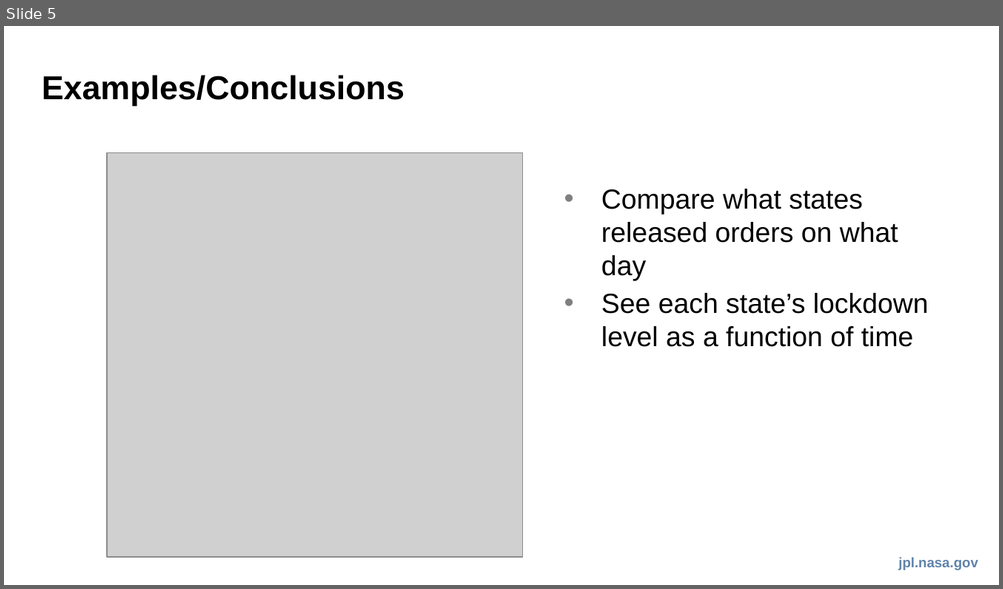
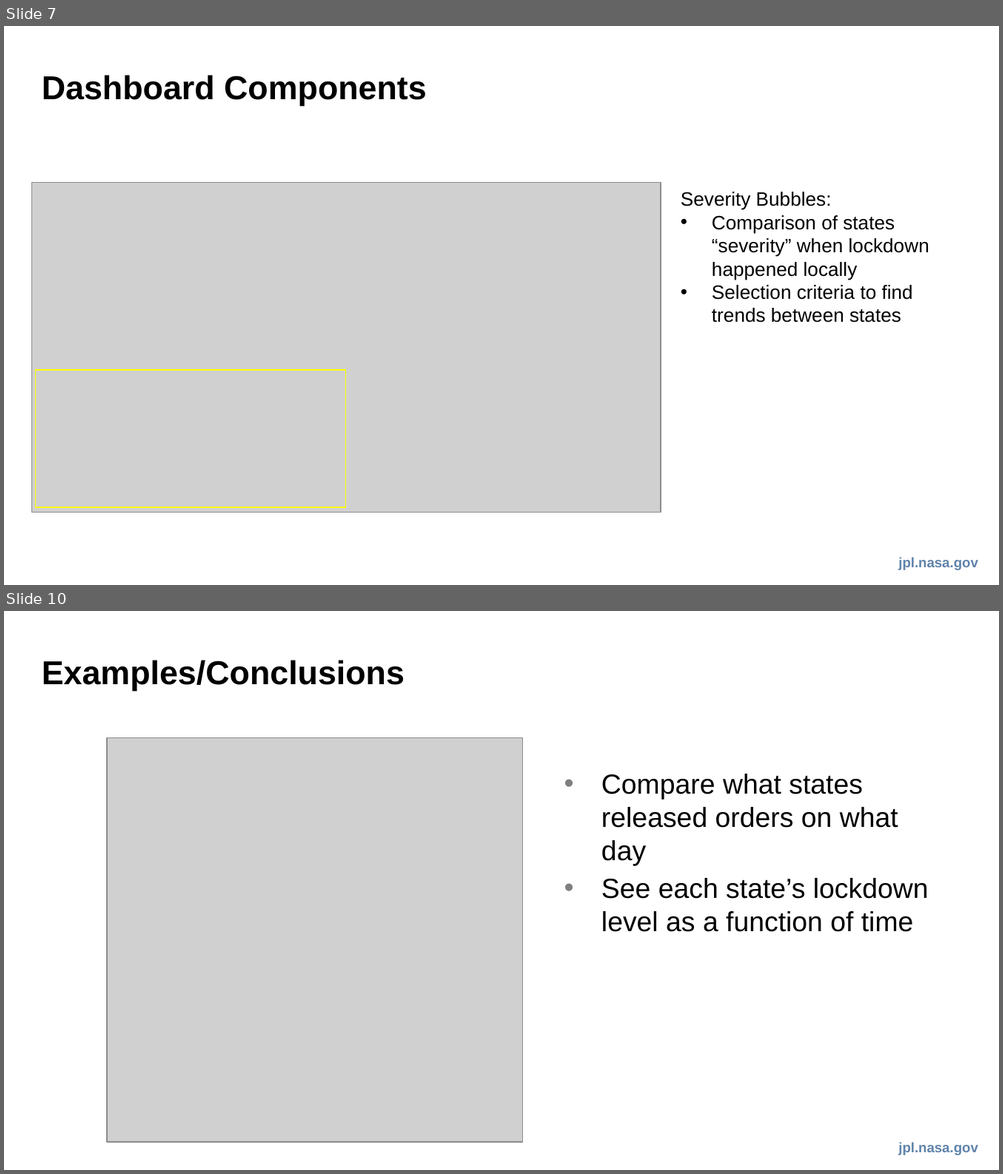
Before and after one commit to ericjunkins/covid-19-us-states, a slide deck: pptx/covid_us_dashboard.pptx. Shown one above the other, each under a label of ours: slide 5 before the commit, slides 7 and 10 after it; the slides between them are not shown. The pictures are 1003x589 and 1003x1174 pixels, drawn with LibreOffice and Linux fonts; fonts in the diff are those of the drawing; grey boxes stand for pictures. Boxes give left, top, right and bottom in pixels: in the first picture for what was removed or moved away, otherwise in the second. Text is boxed around its words. In the diff, an @@ line names an element or a change of style, - is before the commit and + after.

```diff
--- a/pptx/covid_us_dashboard.pptx
+++ b/pptx/covid_us_dashboard.pptx
@@ slide 7 added at [4,26,999,585], background #FFFFFF; not listed: 1 template element that a slide beside it also shows @@
@@ title added at [42,75,427,106], 24 pt, text #000000, bold @@
+Dashboard Components
@@ picture added at [32,182,660,512] @@
@@ text added at [680,192,929,323], 14 pt, text #000000 @@
+Severity Bubbles:
+• Comparison of states “severity” when lockdown happened locally
+        • Selection criteria to find trends between states
@@ rectangle added at [36,370,346,507], outline #FFFF00 0.75 pt @@
@@ what was slide 5 is now slide 10 @@
```
Also in this commit, not shown: 3 slides changed, 4 other slides added, 1 other file.
